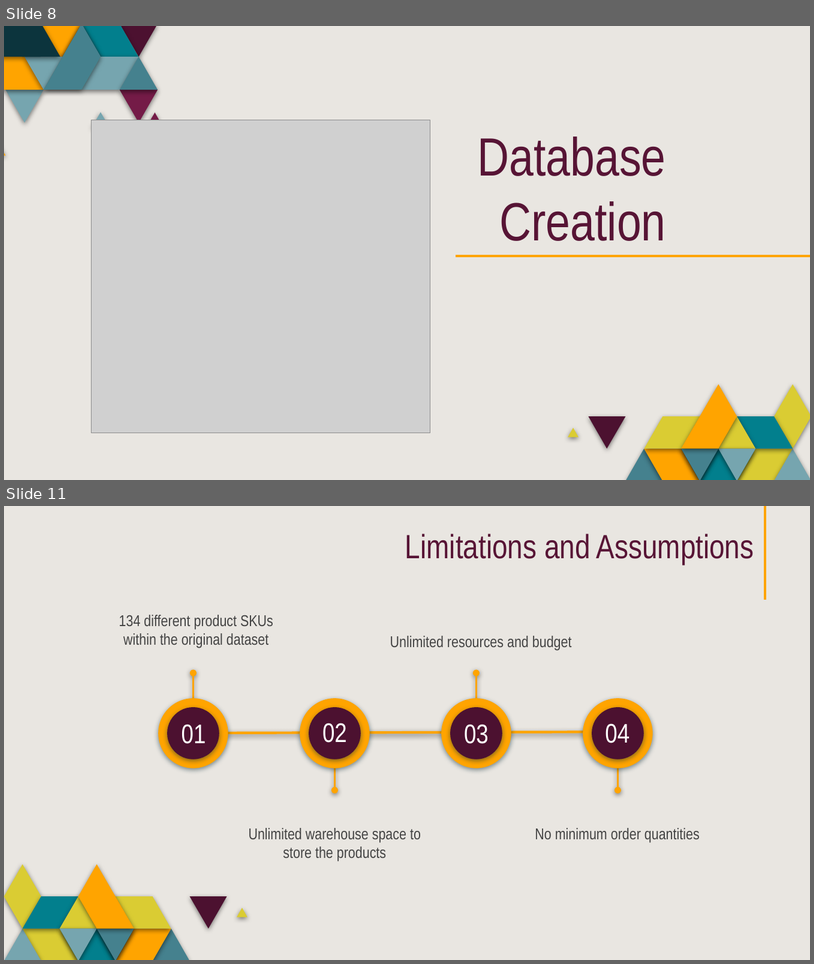
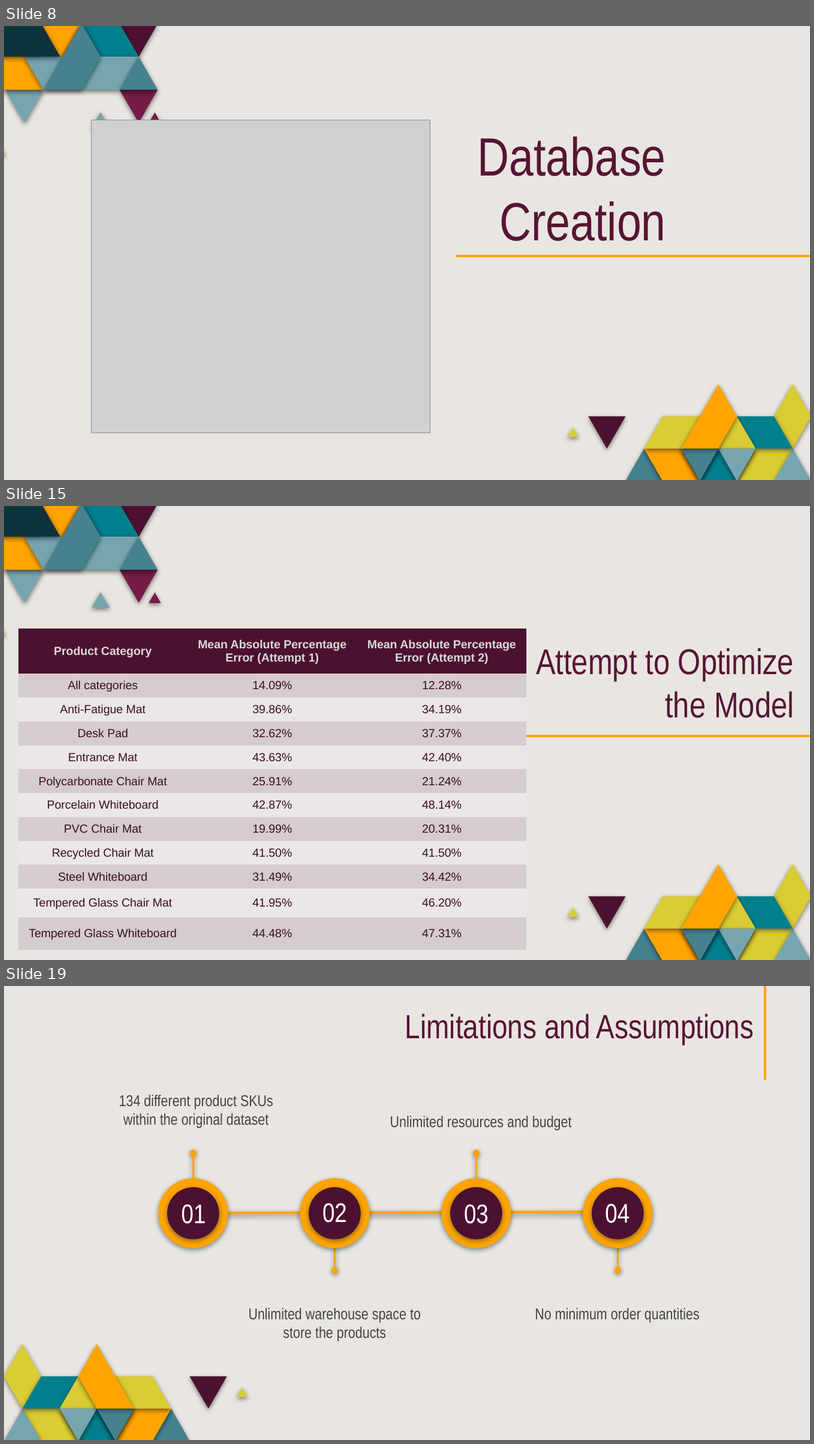
Before and after one commit to saraparveen26/Sales-Volume-Forecasting, a slide deck: Project_Presentation/PowerPoint Presentation1.pptx. Shown one above the other, each under a label of ours: slides 8 and 11 before the commit, slides 8, 15 and 19 after it; the slides between them are not shown. The pictures are 814x964 and 814x1444 pixels, drawn with LibreOffice and Linux fonts; fonts in the diff are those of the drawing; grey boxes stand for pictures. Boxes give left, top, right and bottom in pixels: in the first picture for what was removed or moved away, otherwise in the second. Text is boxed around its words. In the diff, an @@ line names an element or a change of style, - is before the commit and + after.

```diff
--- a/Project_Presentation/PowerPoint Presentation1.pptx
+++ b/Project_Presentation/PowerPoint Presentation1.pptx
@@ slide 15 added at bbox=[4, 506, 810, 960], background #E9E6E1; not listed: 37 template elements that a slide beside it also shows @@
@@ table added at bbox=[18, 628, 526, 949], 12 rows, 3 columns @@
+Product Category | Mean Absolute Percentage Error (Attempt 1) | Mean Absolute Percentage Error (Attempt 2)
+All categories | 14.09% | 12.28%
+Anti-Fatigue Mat | 39.86% | 34.19%
+Desk Pad | 32.62% | 37.37%
+Entrance Mat | 43.63% | 42.40%
+Polycarbonate Chair Mat | 25.91% | 21.24%
+Porcelain Whiteboard | 42.87% | 48.14%
+PVC Chair Mat | 19.99% | 20.31%
+Recycled Chair Mat | 41.50% | 41.50%
+Steel Whiteboard | 31.49% | 34.42%
+Tempered Glass Chair Mat | 41.95% | 46.20%
+Tempered Glass Whiteboard | 44.48% | 47.31%
@@ title added at bbox=[536, 648, 794, 718], 32 pt, text #571435 @@
+Attempt to Optimize the Model
@@ what was slide 11 is now slide 19 @@
```
Also in this commit, not shown: 1 slide changed, 8 other slides added, 1 slide removed, 17 other files.
